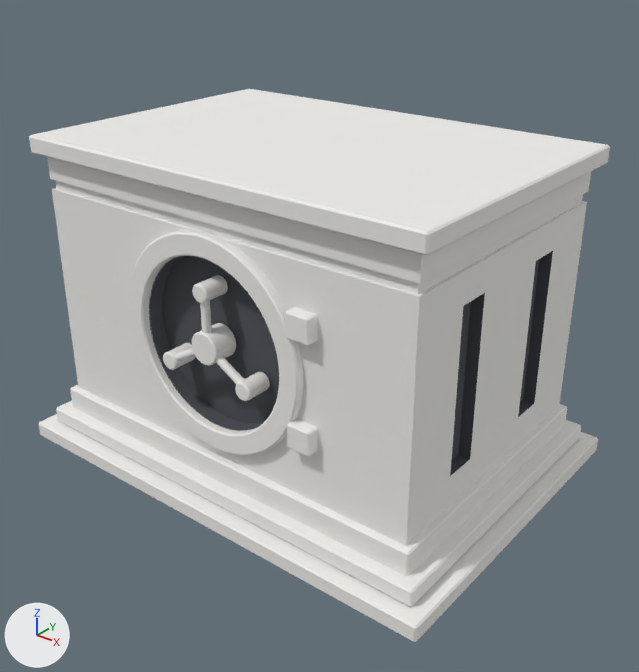
The glTF model prototype/traditional/assets/agents/bank.glb, before and after one commit.
The view is the same before and after, from a 50 mm camera at (1.047, -1.29, 1.067) aimed at (0.049, -0.042, 0.294). Arrows for +X, +Y and +Z are at lower left; the lights stay in place. The picture after the commit comes second. Vertices at exactly the same position are counted once.

Names of what the first picture shows: 'bank'.
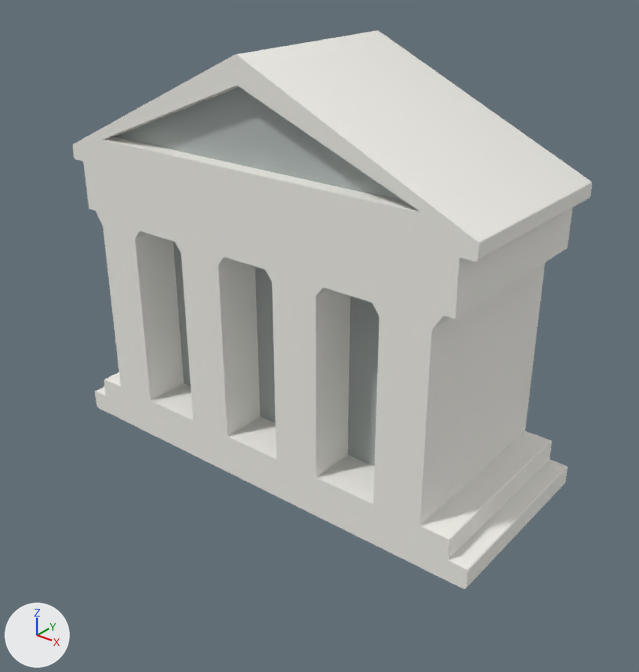
Where the change shows, as pixel boxes [x1, y1, x2, y2] in the pictures (639 x 672 px; the box of a moved part takes in the faces that stretch with it):
'bank', reshaped (11% narrower)
    before: [29, 89, 610, 642]
    after: [73, 31, 592, 589]
part 1 of me_bank, rebuilt
    before: [47, 157, 591, 546]
    after: [73, 31, 592, 589]
part 2 of me_bank, deleted
    before: [29, 89, 610, 642]
part 3 of me_bank, moved or reshaped
    before: [56, 385, 581, 607]
    after: [115, 87, 405, 466]

The edits, one by one:
Material 'shade' (mat_shade) changes colour from dark grey #4d5057 to grey #b3bab8; in linear values from (0.075, 0.08, 0.095) to (0.448, 0.492, 0.477).
me_bank is used by ob_bank; location (0.0, 0.0, 0.0).
me_bank had 1496 vertices, 2936 faces and spanned x -0.5..0.5, y -0.36..0.36, z 0.0..0.672.
me_bank now has 1550 vertices, 3100 faces and spans x -0.5..0.5, y -0.2..0.2, z 0.0..0.849.
me_bank part 1: the loose piece of 436 vertices spanning x -0.43..0.43, y -0.29..0.29, z 0.066..0.64 is rebuilt with 1508 vertices and now spans x -0.5..0.5, y -0.2..0.2, z 0.0..0.849, in mat_plaster (white #f2f1eb).
me_bank part 2: 12 loose pieces with 1012 vertices, spanning x -0.5..0.5, y -0.36..0.36, z 0.0..0.672, are deleted.
Part 3, on me_bank:
48 vertices are removed from x -0.47..0.47, y -0.33..0.33, z 0.035..0.118.
88 faces are deleted.
24 vertices are added at x -0.383..0.383, y -0.17..0.188, z 0.086..0.804.
18 new vertices lie (0.0, 0.288, 0.0) away from vertices in x -0.304..0.304, y -0.1, z 0.086..0.489.
68 new faces join them, mat_shade (grey #b3bab8).
